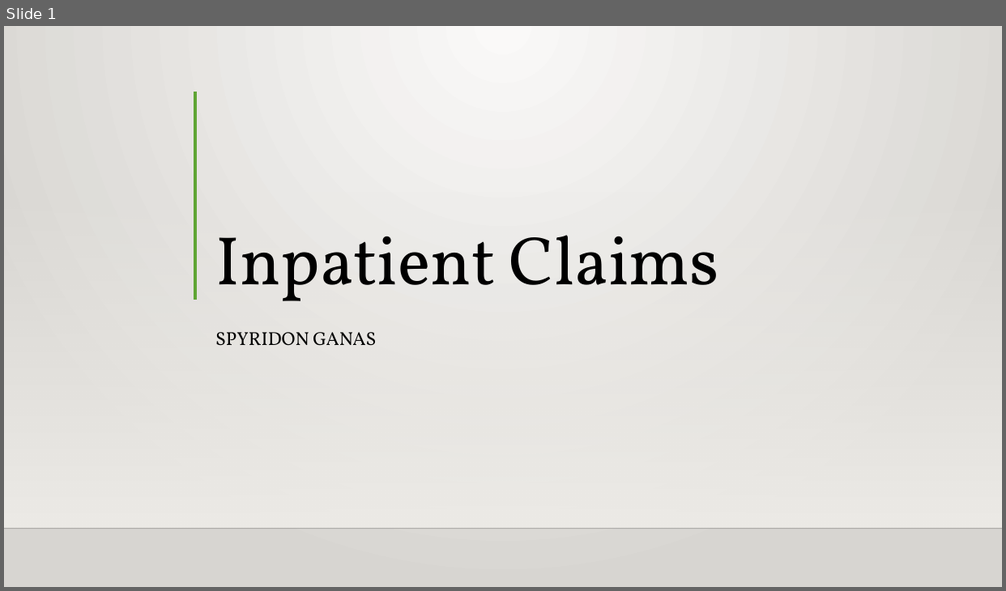
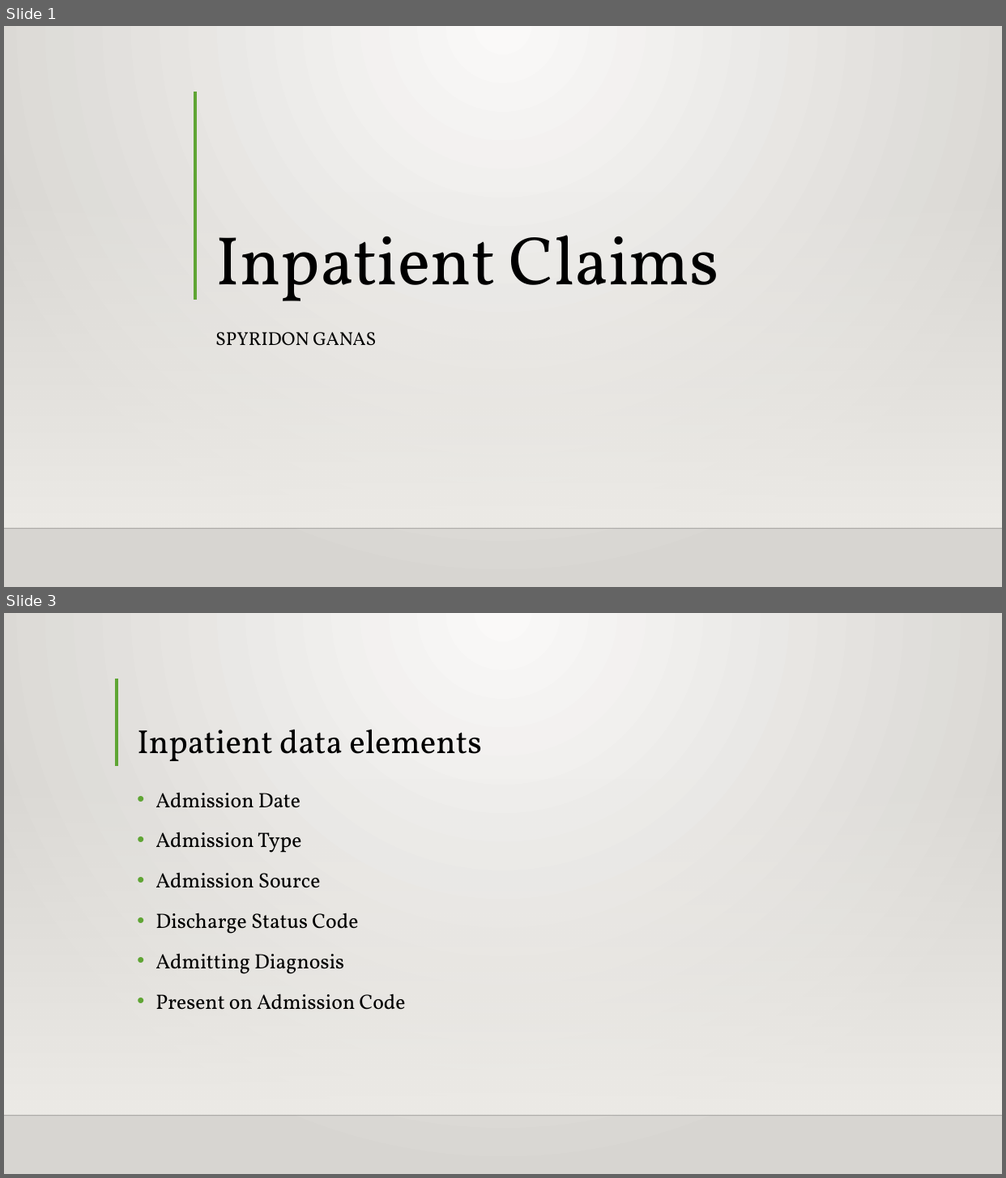
Before and after one commit to Intro-to-APCD/Intro-to-APCD.github.io, a slide deck: PowerPoints/Phase 3 - Claims Terminology/016 Inpatient Claims.pptx. Shown one above the other, each under a label of ours: slide 1 before the commit, slides 1 and 3 after it; the slides between them are not shown. The pictures are 1006x591 and 1006x1178 pixels, drawn with LibreOffice and Linux fonts; fonts in the diff are those of the drawing; background and template pictures are left out. Boxes give left, top, right and bottom in pixels: in the first picture for what was removed or moved away, otherwise in the second. Text is boxed around its words. In the diff, an @@ line names an element or a change of style, - is before the commit and + after.

Commit message:
completed inpatient claims slides

```diff
--- a/PowerPoints/Phase 3 - Claims Terminology/016 Inpatient Claims.pptx
+++ b/PowerPoints/Phase 3 - Claims Terminology/016 Inpatient Claims.pptx
@@ slide 3 added at [4,613,1002,1174], background gradient #FAFAF9 to #D7D5D2; not listed: 2 template elements that a slide beside it also shows @@
@@ line added from (117, 678) to (117, 766), #5FA534 3 pt @@
@@ title added at [137,729,482,761], 32 pt, text #000000 @@
+Inpatient data elements
@@ text added at [155,792,406,1010], 20 pt, text #000000 @@
+• Admission Date
+• Admission Type
+• Admission Source
+• Discharge Status Code
+• Admitting Diagnosis
+• Present on Admission Code
```
Also in this commit, not shown: 2 other slides added, 5 slides removed.
